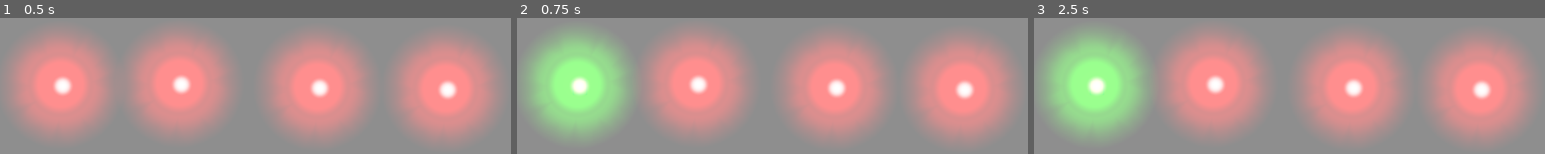
Above: before the commit, frames 1-3 (left to right).
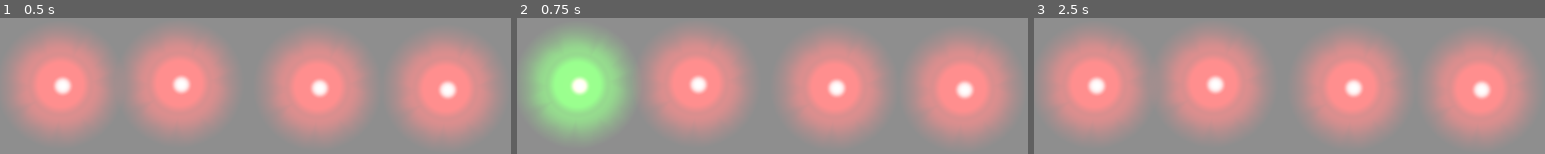
Above: after the commit, the same moments.

Repository: django-games/cgj2020
Game: Godot game, scene res://scenes/Traffic Light.tscn
Same seed, same stepped clock (60 frames per second), same inputs: the game is played once before the commit and once after it. This scene is started directly instead of the project's main scene.
Inputs (mouse positions are in pixels of both pictures, inside the frame that each line leads up to):
- Up to frame 1 (0.5 s): no input
- Up to frame 2 (0.75 s): click (578, 87) at 0.52 s
- Up to frame 3 (2.5 s): click (1095, 87) at 1.27 s; click (1095, 87) at 2.02 s

Frame 1 is identical in both runs. In frame 3, 13% of the frame differs, in the area x 1-23%, y 10-89%.

Commit message:
Fix timer and radius of traffic lights

Diff:
--- a/scenes/Traffic Light.tscn
+++ b/scenes/Traffic Light.tscn
@@ -18,23 +18,25 @@
 [node name="TrafficLight1" type="Node2D" parent="."]
 position = Vector2( 121.795, 307.433 )
 scale = Vector2( 0.5, 0.5 )
-__meta__ = {
-"_edit_group_": true
-}
 
 [node name="SpotRed" type="Sprite" parent="TrafficLight1"]
-editor/display_folded = true
 texture = ExtResource( 3 )
 
 [node name="Button" type="Button" parent="TrafficLight1/SpotRed"]
 show_behind_parent = true
-margin_left = -26.8515
-margin_top = -21.6958
-margin_right = 17.1485
-margin_bottom = 26.3042
-rect_scale = Vector2( 1.2, 1.2 )
+anchor_left = 0.5
+anchor_top = 0.5
+anchor_right = 0.5
+anchor_bottom = 0.5
+margin_left = -108.0
+margin_top = -112.0
+margin_right = -64.0
+margin_bottom = -64.0
+rect_scale = Vector2( 2, 2 )
+focus_mode = 0
 toggle_mode = true
 pressed = true
+enabled_focus_mode = 0
 flat = true
 
 [node name="LightRed" type="Light2D" parent="TrafficLight1"]
@@ -62,13 +64,13 @@
 
 [node name="Button" type="Button" parent="TrafficLight2/SpotRed"]
 show_behind_parent = true
-margin_left = -26.8515
-margin_top = -21.6958
-margin_right = 17.1485
-margin_bottom = 26.3042
-rect_scale = Vector2( 1.2, 1.2 )
+margin_left = -44.0
+margin_top = -48.0
+rect_scale = Vector2( 2, 2 )
+focus_mode = 0
 toggle_mode = true
 pressed = true
+enabled_focus_mode = 0
 flat = true
 
 [node name="LightRed" type="Light2D" parent="TrafficLight2"]
@@ -96,13 +98,13 @@
 
 [node name="Button" type="Button" parent="TrafficLight3/SpotRed"]
 show_behind_parent = true
-margin_left = -26.8515
-margin_top = -21.6958
-margin_right = 17.1485
-margin_bottom = 26.3042
-rect_scale = Vector2( 1.2, 1.2 )
+margin_left = -44.0
+margin_top = -48.0
+rect_scale = Vector2( 2, 2 )
+focus_mode = 0
 toggle_mode = true
 pressed = true
+enabled_focus_mode = 0
 flat = true
 
 [node name="LightRed" type="Light2D" parent="TrafficLight3"]
@@ -130,13 +132,13 @@
 
 [node name="Button" type="Button" parent="TrafficLight4/SpotRed"]
 show_behind_parent = true
-margin_left = -26.8515
-margin_top = -21.6958
-margin_right = 17.1485
-margin_bottom = 26.3042
-rect_scale = Vector2( 1.2, 1.2 )
+margin_left = -44.0
+margin_top = -48.0
+rect_scale = Vector2( 2, 2 )
+focus_mode = 0
 toggle_mode = true
 pressed = true
+enabled_focus_mode = 0
 flat = true
 
 [node name="LightRed" type="Light2D" parent="TrafficLight4"]
--- a/scripts/TrafficLight/LightGreen.gd
+++ b/scripts/TrafficLight/LightGreen.gd
@@ -11,7 +11,7 @@
 func _process(delta):
 	if turnedOn:
 		elapsed += delta
-		if elapsed >= 1.5 and get_node("/root/TrafficLight").total_green < 4:
+		if elapsed >= 1.8 and get_node("/root/TrafficLight").total_green < 4:
 			turnedOn = false
 			elapsed = 0
 			hide()
--- a/scripts/TrafficLight/LightRed.gd
+++ b/scripts/TrafficLight/LightRed.gd
@@ -11,7 +11,7 @@
 func _process(delta):
 	if not turnedOn:
 		elapsed += delta
-		if elapsed >= 1.5 and get_node("/root/TrafficLight").total_green < 4:
+		if elapsed >= 1.8 and get_node("/root/TrafficLight").total_green < 4:
 			get_node("/root/TrafficLight").total_green -= 1
 			get_node("../SpotRed/Button").set_pressed(true)
 			turnedOn = true
Not shown: 1 places in scenes/Traffic Light.tscn that only renumber resources
